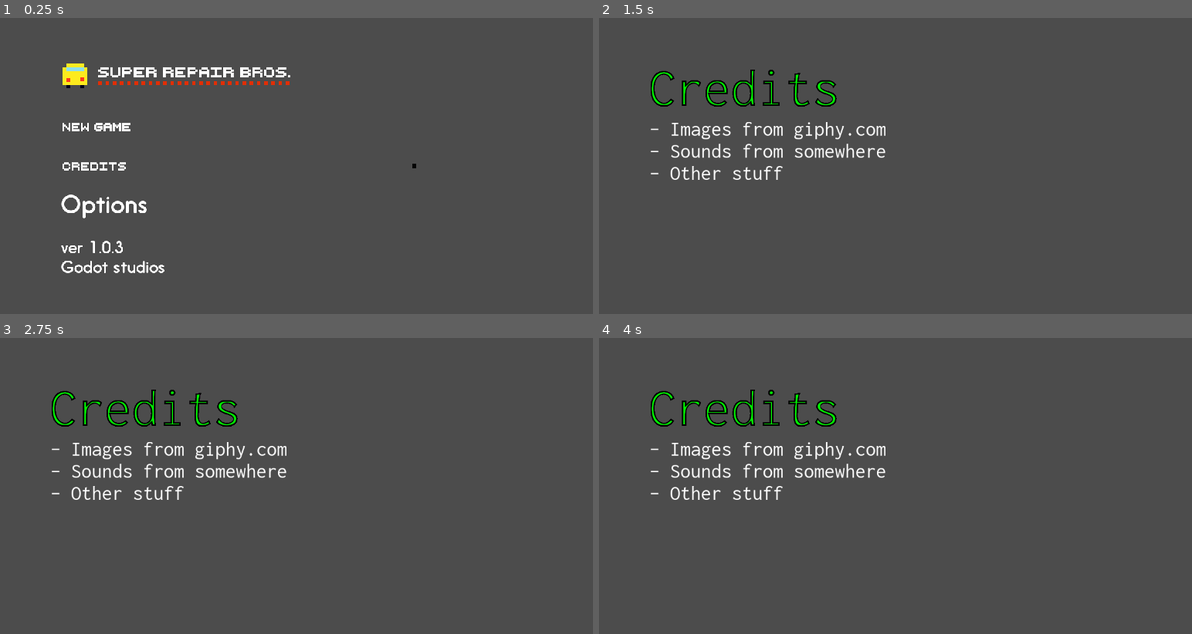
Above: before the commit, frames 1-4 (two rows, left to right).
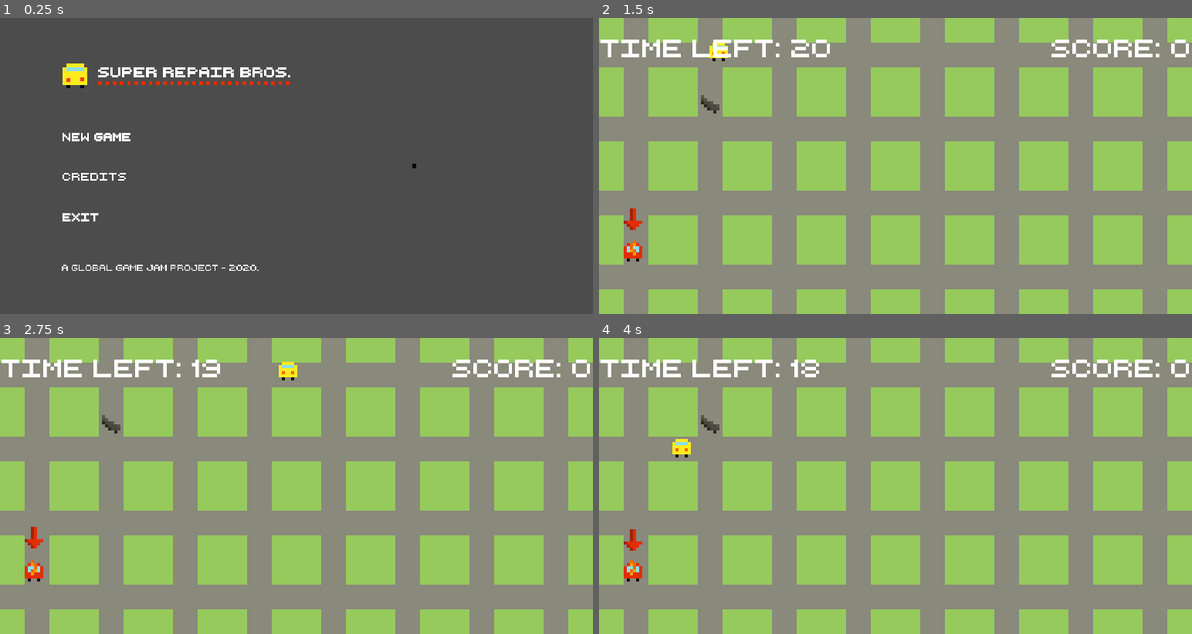
Above: after the commit, the same moments.

Repository: super-repair-bros/super-repair-bros
Game: Godot game, scene res://Scenes/TitleScreen/TitleScreen.tscn
Two runs of this game, one before a commit and one after it. Both use one fixed random seed, a clock stepped at 60 frames per second and the inputs below.
Inputs (mouse positions are in pixels of both pictures, inside the frame that each line leads up to; where the layout moved, square brackets give the same spot in the first picture):
- Up to frame 1 (0.25 s): no input
- Up to frame 2 (1.5 s): click (776, 177) [776, 166] at 0.5 s; click (776, 136) at 1.27 s
- Up to frame 3 (2.75 s): hold D (right) from 2.03 s (still down)
- Up to frame 4 (4 s): release D (right) at 2.78 s; hold S (down) 2.78-3.53 s; hold D (right) from 3.53 s (still down)

The runs differ from the first frame. In frame 1, 1.7% of the frame differs, in the area x 10-44%, y 35-87%; in frame 2, 100%; in frame 3, 100%; in frame 4, 100%, in the area x 0-100%, y 0-100%.

Commit message:
add Exit Button and function

Diff:
--- a/Scenes/Credits/Credits.tscn
+++ b/Scenes/Credits/Credits.tscn
@@ -1,9 +1,13 @@
-[gd_scene load_steps=3 format=2]
+[gd_scene load_steps=6 format=2]
 
 [ext_resource path="res://Assets/Graphics/text/Credits.png" type="Texture" id=1]
 [ext_resource path="res://Assets/Graphics/text/CreditsText.png" type="Texture" id=2]
+[ext_resource path="res://Assets/Graphics/text/text_exit.png" type="Texture" id=3]
+[ext_resource path="res://Assets/Graphics/text/text_exit_focus.png" type="Texture" id=4]
+[ext_resource path="res://Scenes/Credits/Credits.gd" type="Script" id=5]
 
 [node name="Credits" type="Node2D"]
+script = ExtResource( 5 )
 
 [node name="MarginContainer" type="MarginContainer" parent="."]
 margin_left = 100.0
@@ -14,7 +18,13 @@
 "_edit_use_anchors_": false
 }
 
-[node name="VBoxContainer" type="VBoxContainer" parent="MarginContainer"]
+[node name="VBoxContainer2" type="VBoxContainer" parent="MarginContainer"]
+margin_right = 457.0
+margin_bottom = 267.0
+size_flags_horizontal = 3
+size_flags_vertical = 3
+
+[node name="VBoxContainer" type="VBoxContainer" parent="MarginContainer/VBoxContainer2"]
 margin_right = 457.0
 margin_bottom = 215.0
 custom_constants/separation = 30
@@ -22,18 +32,26 @@
 "_edit_use_anchors_": false
 }
 
-[node name="Credits" type="TextureRect" parent="MarginContainer/VBoxContainer"]
+[node name="Credits" type="TextureRect" parent="MarginContainer/VBoxContainer2/VBoxContainer"]
 margin_right = 457.0
 margin_bottom = 72.0
 texture = ExtResource( 1 )
 
-[node name="CreditsText" type="TextureRect" parent="MarginContainer/VBoxContainer"]
+[node name="CreditsText" type="TextureRect" parent="MarginContainer/VBoxContainer2/VBoxContainer"]
 margin_top = 102.0
 margin_right = 457.0
 margin_bottom = 215.0
 texture = ExtResource( 2 )
 
+[node name="Exit" type="TextureButton" parent="MarginContainer/VBoxContainer2"]
+margin_top = 350.0
+margin_right = 457.0
+margin_bottom = 267.0
+texture_normal = ExtResource( 3 )
+texture_hover = ExtResource( 4 )
+
 [node name="Camera2D" type="Camera2D" parent="."]
 anchor_mode = 0
 current = true
 zoom = Vector2( 6, 6 )
+[connection signal="pressed" from="MarginContainer/VBoxContainer2/Exit" to="." method="_on_Exit_pressed"]
--- a/Scenes/TitleScreen/TitleScreen.gd
+++ b/Scenes/TitleScreen/TitleScreen.gd
@@ -24,4 +24,4 @@
 
 
 func _on_ExitLabel_pressed():
-	pass # Replace with function body.
+	get_tree().quit()
--- a/Scenes/TitleScreen/TitleScreen.tscn
+++ b/Scenes/TitleScreen/TitleScreen.tscn
@@ -1,14 +1,18 @@
-[gd_scene load_steps=10 format=2]
+[gd_scene load_steps=12 format=2]
 
 [ext_resource path="res://Scenes/TitleScreen/TitleScreen.gd" type="Script" id=1]
-[ext_resource path="res://Assets/Graphics/menus/VersionLabel.png" type="Texture" id=2]
+[ext_resource path="res://Assets/Fonts/retro_computer_personal_use.ttf" type="DynamicFontData" id=2]
 [ext_resource path="res://Assets/Graphics/PlatzhalterCar.jpg" type="Texture" id=3]
 [ext_resource path="res://Assets/Graphics/text/text_new_game.png" type="Texture" id=4]
 [ext_resource path="res://Assets/Graphics/logo/super_repair_bros_logo.png" type="Texture" id=5]
-[ext_resource path="res://Assets/Graphics/menus/OptionsLabel.png" type="Texture" id=6]
+[ext_resource path="res://Assets/Graphics/text/text_exit.png" type="Texture" id=6]
 [ext_resource path="res://Assets/Graphics/text/text_credits.png" type="Texture" id=7]
 [ext_resource path="res://Assets/Graphics/text/text_credits_focus.png" type="Texture" id=8]
 [ext_resource path="res://Assets/Graphics/text/text_new_game_focus.png" type="Texture" id=9]
+[ext_resource path="res://Assets/Graphics/text/text_exit_focus.png" type="Texture" id=10]
+
+[sub_resource type="DynamicFont" id=1]
+font_data = ExtResource( 2 )
 
 [node name="TitleScreen" type="Control"]
 anchor_right = 1.0
@@ -50,36 +54,38 @@
 [node name="VBoxContainer" type="VBoxContainer" parent="MainMenu/HBoxContainer/VBoxContainer"]
 margin_top = 68.0
 margin_right = 456.0
-margin_bottom = 350.0
+margin_bottom = 390.0
 size_flags_vertical = 3
 custom_constants/separation = 30
 alignment = 1
 
 [node name="NewGameLabel" type="TextureButton" parent="MainMenu/HBoxContainer/VBoxContainer/VBoxContainer"]
-margin_top = 40.0
+margin_top = 59.0
 margin_right = 456.0
-margin_bottom = 88.0
+margin_bottom = 107.0
 texture_normal = ExtResource( 4 )
 texture_hover = ExtResource( 9 )
 
 [node name="CreditsLabel" type="TextureButton" parent="MainMenu/HBoxContainer/VBoxContainer/VBoxContainer"]
-margin_top = 118.0
+margin_top = 137.0
 margin_right = 456.0
-margin_bottom = 166.0
+margin_bottom = 185.0
 texture_normal = ExtResource( 7 )
 texture_hover = ExtResource( 8 )
 
 [node name="ExitLabel" type="TextureButton" parent="MainMenu/HBoxContainer/VBoxContainer/VBoxContainer"]
-margin_top = 196.0
+margin_top = 215.0
 margin_right = 456.0
-margin_bottom = 242.0
+margin_bottom = 263.0
 texture_normal = ExtResource( 6 )
+texture_hover = ExtResource( 10 )
 
-[node name="VersionLabel" type="TextureRect" parent="MainMenu/HBoxContainer/VBoxContainer"]
-margin_top = 354.0
+[node name="VersionLabel" type="Label" parent="MainMenu/HBoxContainer/VBoxContainer"]
+margin_top = 394.0
 margin_right = 456.0
 margin_bottom = 416.0
-texture = ExtResource( 2 )
+custom_fonts/font = SubResource( 1 )
+text = "A Global Game Jam project - 2020."
 
 [node name="CenterContainer" type="CenterContainer" parent="MainMenu/HBoxContainer"]
 margin_left = 460.0
